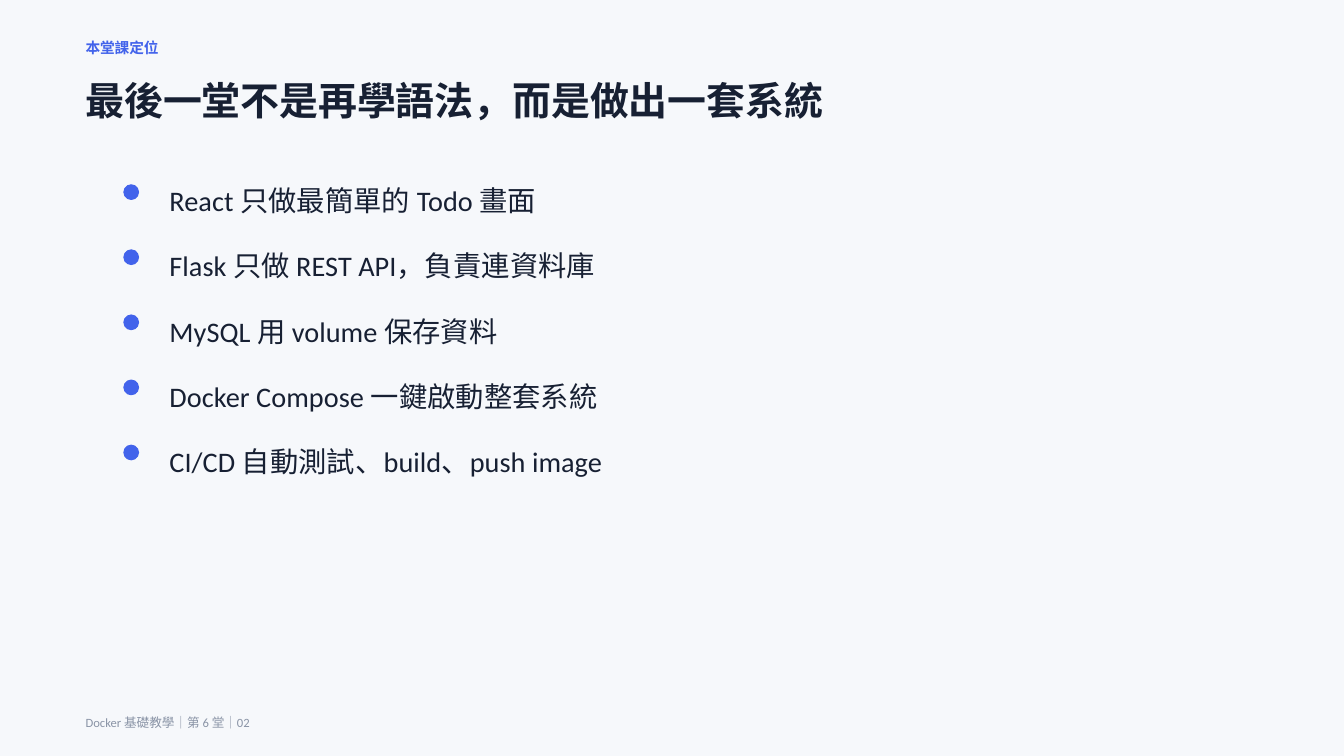
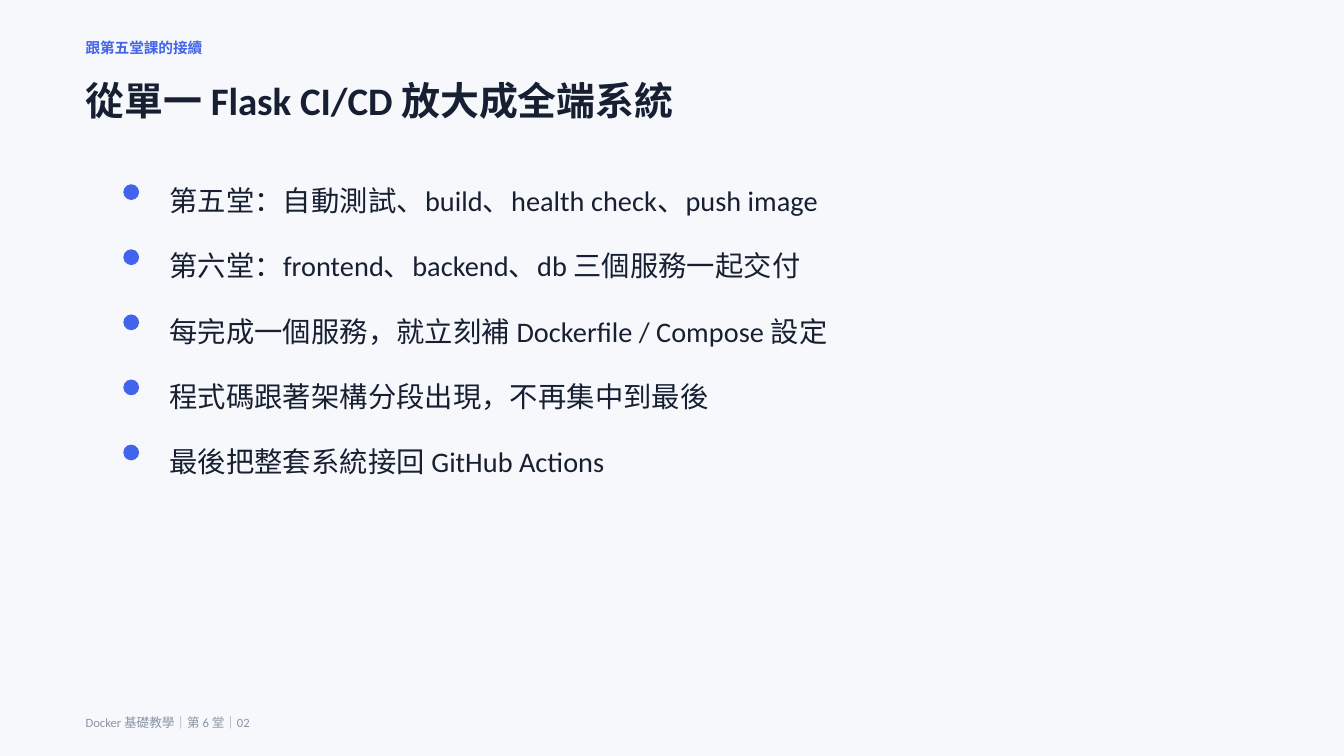
Before and after one commit to lalalalaluk/docker-practice, a slide deck: slide 2 of slides/docker-session6-fullstack-todo.pptx. Drawn at 1344x756 pixels with LibreOffice and Linux fonts; fonts in the diff are those of the drawing. Boxes give left, top, right and bottom in pixels: in the first picture for what was removed or moved away, otherwise in the second. Text is boxed around its words. In the diff, an @@ line names an element or a change of style, - is before the commit and + after.

```diff
--- a/slides/docker-session6-fullstack-todo.pptx
+++ b/slides/docker-session6-fullstack-todo.pptx
@@ text at <box>86,40,203,54</box>: text changed @@
-本堂課定位
+跟第五堂課的接續
@@ text at <box>86,81,673,119</box>: text changed @@
-最後一堂不是再學語法，而是做出一套系統
+從單一 Flask CI/CD 放大成全端系統
@@ text at <box>169,187,818,216</box>: text changed @@
-React 只做最簡單的 Todo 畫面
+第五堂：自動測試、build、health check、push image
@@ text at <box>169,252,800,279</box>: text changed @@
-Flask 只做 REST API，負責連資料庫
+第六堂：frontend、backend、db 三個服務一起交付
@@ text at <box>169,318,828,347</box>: text changed @@
-MySQL 用 volume 保存資料
+每完成一個服務，就立刻補 Dockerfile / Compose 設定
@@ text at <box>169,383,708,410</box>: text changed @@
-Docker Compose 一鍵啟動整套系統
+程式碼跟著架構分段出現，不再集中到最後
@@ text at <box>169,448,604,475</box>: text changed @@
-CI/CD 自動測試、build、push image
+最後把整套系統接回 GitHub Actions
```
Also in this commit, not shown: 2 other files.
